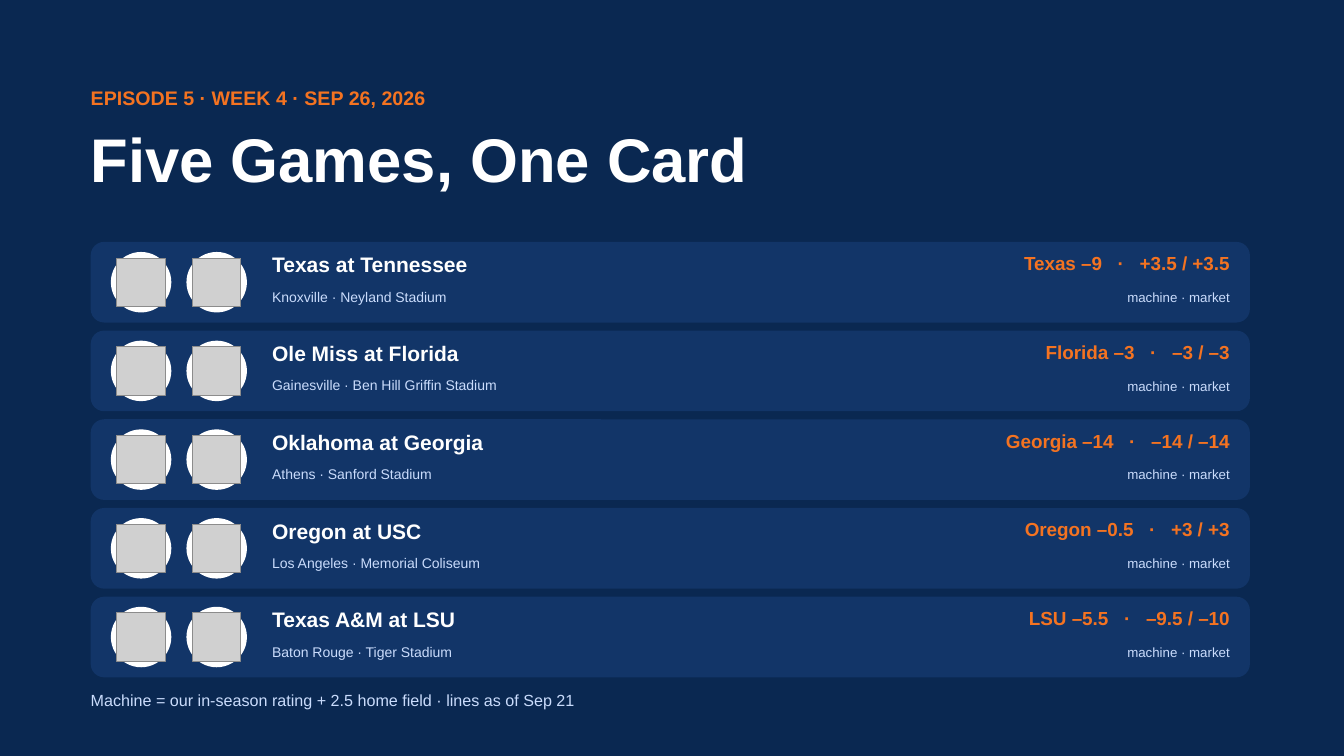
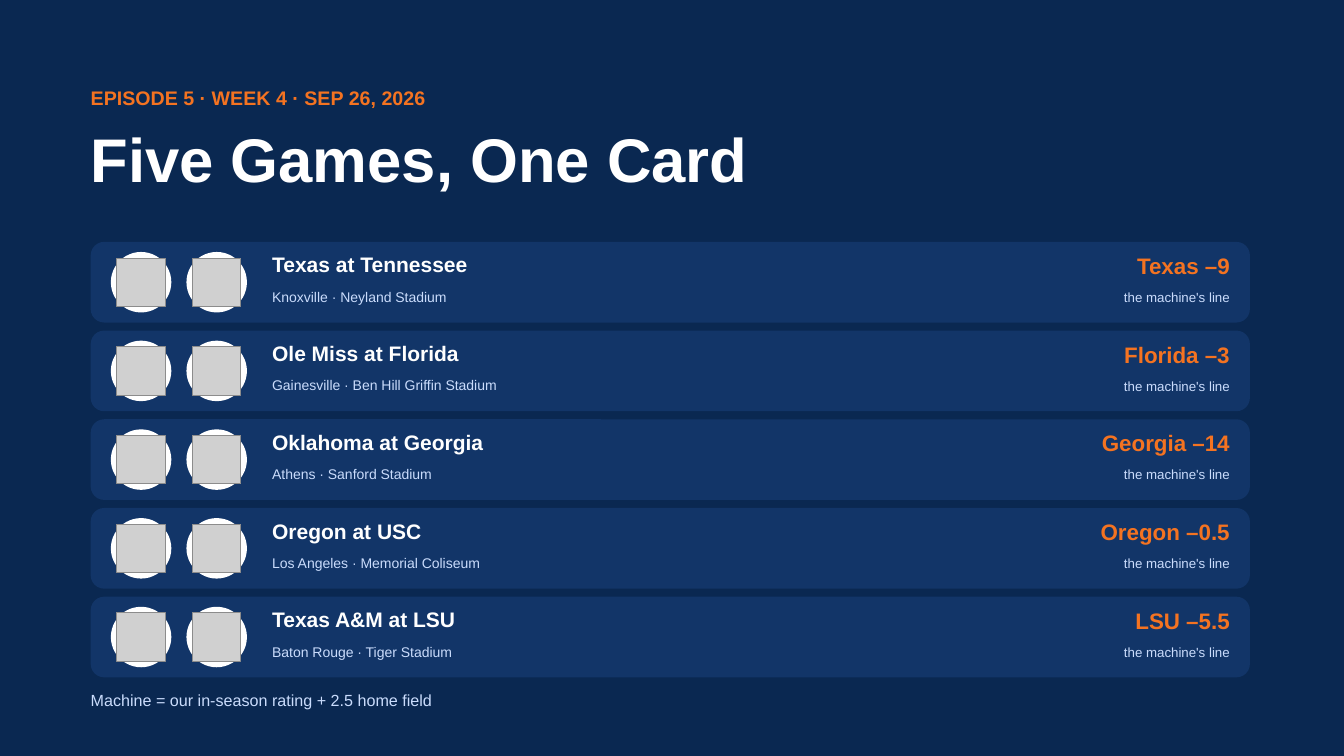
Before and after one commit to lucasalvarezflorida-lab/ncaa-fbs-analytics, a slide deck: slide 4 of decks/2026_Week4_Episode5.pptx. Drawn at 1344x756 pixels with LibreOffice and Linux fonts; fonts in the diff are those of the drawing; grey boxes stand for pictures. Boxes give left, top, right and bottom in pixels: in the first picture for what was removed or moved away, otherwise in the second. Text is boxed around its words. In the diff, an @@ line names an element or a change of style, - is before the commit and + after.

```diff
--- a/decks/2026_Week4_Episode5.pptx
+++ b/decks/2026_Week4_Episode5.pptx
@@ text at (1137,258,1230,275): text changed; size 13.5 to 16 pt @@
-Texas –9 · +3.5 / +3.5
+Texas –9
@@ text at (1124,292,1230,302): text changed @@
-machine · market
+the machine's line
@@ text at (1124,346,1230,364): text changed; size 13.5 to 16 pt @@
-Florida –3 · –3 / –3
+Florida –3
@@ text at (1124,381,1230,391): text changed @@
-machine · market
+the machine's line
@@ text at (1102,434,1229,456): text changed; size 13.5 to 16 pt @@
-Georgia –14 · –14 / –14
+Georgia –14
@@ text at (1124,469,1230,479): text changed @@
-machine · market
+the machine's line
@@ text at (1101,524,1229,545): text changed; size 13.5 to 16 pt @@
-Oregon –0.5 · +3 / +3
+Oregon –0.5
@@ text at (1124,558,1230,568): text changed @@
-machine · market
+the machine's line
@@ text at (1135,613,1229,630): text changed; size 13.5 to 16 pt @@
-LSU –5.5 · –9.5 / –10
+LSU –5.5
@@ text at (1124,647,1230,657): text changed @@
-machine · market
+the machine's line
@@ text at (91,694,432,710): text changed @@
-Machine = our in-season rating + 2.5 home field · lines as of Sep 21
+Machine = our in-season rating + 2.5 home field
```
Also in this commit, not shown: 7 other slides changed, 2 other files.
